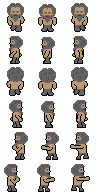
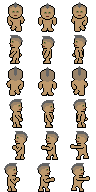
Comparing the layer stacks of the two (96, 192) images. Changes:
hid "hair4" over [4, 3, 89, 176]
showed "hair3", painted on it over [4, 2, 89, 173]
hid group "beards" (2 layers) over [7, 13, 87, 178]
hid group "shoes" (1 layers) over [8, 28, 88, 191]
hid "shoes1" over [8, 28, 88, 191]
hid group "pants" (2 layers) over [8, 25, 88, 190]
hid "pants1" over [8, 25, 88, 190]
painted on "torso" over [14, 20, 84, 117]
